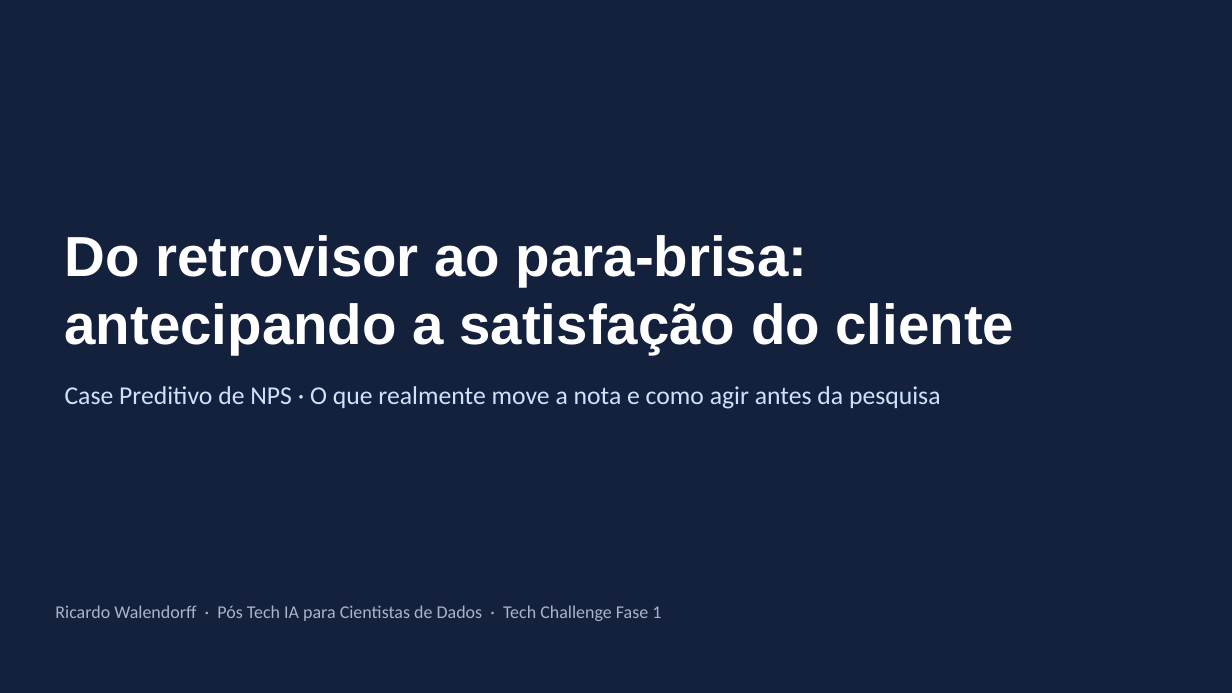
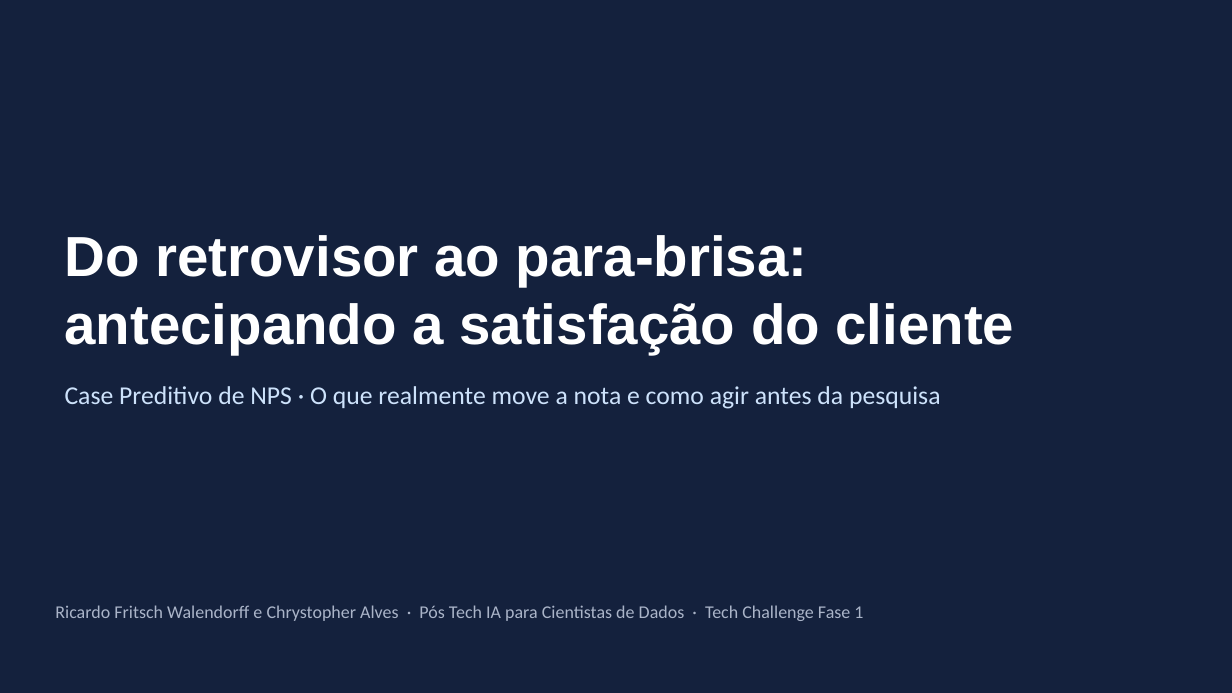
Before and after one commit to ricardowalendorff/Case_preditivo_NPS, a slide deck: slide 1 of reports/apresentacao_nps_preditivo.pptx. Drawn at 1232x693 pixels with LibreOffice and Linux fonts; fonts in the diff are those of the drawing. Boxes give left, top, right and bottom in pixels: in the first picture for what was removed or moved away, otherwise in the second. Text is boxed around its words. In the diff, an @@ line names an element or a change of style, - is before the commit and + after.

```diff
--- a/reports/apresentacao_nps_preditivo.pptx
+++ b/reports/apresentacao_nps_preditivo.pptx
@@ text at [55, 605, 863, 621]: text changed @@
-Ricardo Walendorff · Pós Tech IA para Cientistas de Dados · Tech Challenge Fase 1
+Ricardo Fritsch Walendorff e Chrystopher Alves · Pós Tech IA para Cientistas de Dados · Tech Challenge Fase 1
```
Also in this commit, not shown: 4 other files.
